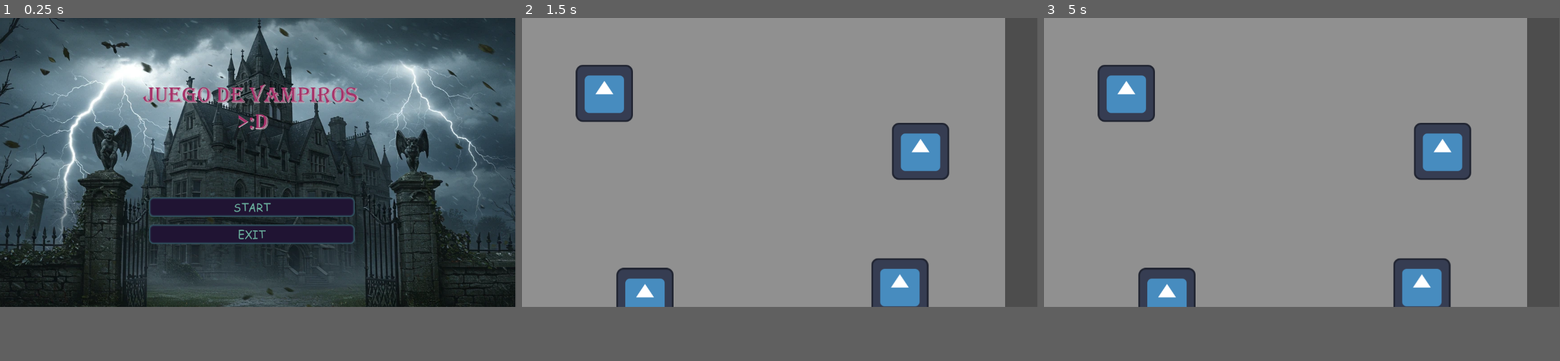
Above: before the commit, frames 1-3 (left to right).
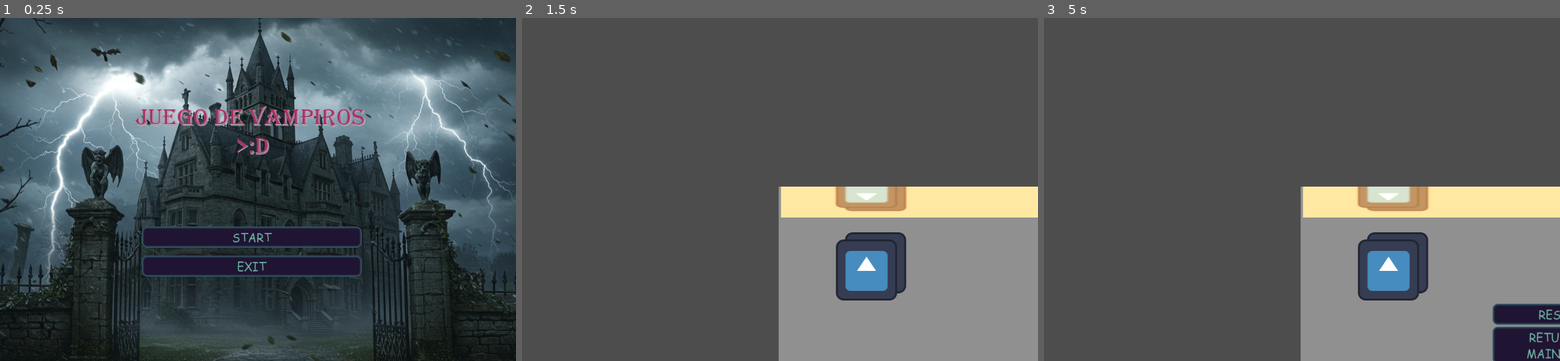
Above: after the commit, the same moments.

Repository: eddysanoli/global-game-jam-gt-2026
Game: Godot game, scene res://UI/mainMenu.tscn
The game is run twice, just before and just after one commit, with the same random seed, the same clock (stepped at 60 frames per second) and the same inputs. The project has no main scene, so this scene is started directly. The engine's default icon, where the game draws it, is replaced by a stand-in: a white triangle on a blue panel in a dark square.
Inputs (mouse positions are in pixels of both pictures, inside the frame that each line leads up to):
- Up to frame 1 (0.25 s): no input
- Up to frame 2 (1.5 s): click "START" at 0.5 s; tap Enter at 1.25 s; move the mouse to (604, 93) at 1.27 s; press the mouse at (604, 93) at 1.28 s
- Up to frame 3 (5 s): tap Space at 2, 3.5 s; move the mouse to (1420, 285) at 2.02 s; release the mouse at (1420, 285) at 2.03 s; click (1420, 285) at 2.1 s; tap Enter at 2.75, 4.25 s; move the mouse to (1441, 151) at 2.77 s; press the mouse at (1441, 151) at 2.78 s; move the mouse to (1167, 295) at 3.52 s; release the mouse at (1167, 295) at 3.53 s; click (1167, 295) at 3.6 s; move the mouse to (1456, 206) at 4.27 s; press the mouse at (1456, 206) at 4.28 s; tap Escape (Pause, bound only after the commit) at 4.9 s
In our replay, the window is 799x449 before the commit and 800x533 after it. These sizes can differ from the game's own. Grey fills any space a smaller window leaves; there, only what the larger window draws over its background counts as a difference.

The runs differ from the first frame. In frame 1, 45% of the frame differs, in the area x 0-100%, y 0-100%; in frame 2, 79%; in frame 3, 79%.

Commit message:
mirror test

Diff:
--- /dev/null
+++ b/UI/mirror.gd
@@ -0,0 +1,14 @@
+@tool
+extends Sprite2D
+
+# Called when the node enters the scene tree for the first time.
+func _ready() -> void:
+	_zoom_changed()
+
+
+# Called every frame. 'delta' is the elapsed time since the previous frame.
+func _process(delta: float) -> void:
+	_zoom_changed()
+
+func _zoom_changed():
+	material.set_shader_parameter("y_zoom", get_viewport_transform().get_scale().y)
--- /dev/null
+++ b/UI/mirror.gdshader
@@ -0,0 +1,33 @@
+shader_type canvas_item;
+
+uniform  vec4 CAST_COLOR : source_color;
+
+uniform sampler2D SCREEN_TEXTURE: hint_screen_texture;
+
+uniform sampler2D fast_noise: repeat_enable;
+
+uniform float scale_y;
+uniform float y_zoom;
+
+void vertex() {
+	// Called for every vertex the material is visible on.
+}
+
+void fragment() {
+	vec2 uv = UV * TIME;
+
+	//vec2 noise = texture(fast_noise, uv).rg;
+
+	float uv_height = (SCREEN_PIXEL_SIZE.y / TEXTURE_PIXEL_SIZE.y);
+
+	vec2 reflected_uv = vec2(SCREEN_UV.x, SCREEN_UV.y - (uv_height * UV.y * scale_y * y_zoom));
+
+	vec4 reflection = texture(SCREEN_TEXTURE, reflected_uv);
+
+	COLOR = reflection + CAST_COLOR;
+}
+
+//void light() {
+//	// Called for every pixel for every light affecting the CanvasItem.
+//	// Uncomment to replace the default light processing function with this one.
+//}
--- a/UI/testScene.tscn
+++ b/UI/testScene.tscn
@@ -1,11 +1,42 @@
 [gd_scene format=3 uid="uid://du2ojqnsxwyag"]
 
 [ext_resource type="Script" uid="uid://b8najeefsccwb" path="res://UI/test_scene.gd" id="1_2o222"]
+[ext_resource type="PackedScene" uid="uid://2l7t2gjjmk2x" path="res://UI/Tests/Monigote.tscn" id="2_kehb0"]
 [ext_resource type="PackedScene" uid="uid://bwrm4swv0p5pj" path="res://UI/KillView.tscn" id="3_0wpys"]
 [ext_resource type="PackedScene" uid="uid://c7jxp0ig31ge" path="res://UI/PauseMenu.tscn" id="4_0vfwn"]
+[ext_resource type="Script" uid="uid://bh6mq7spfuyec" path="res://UI/mirror.gd" id="4_0wpys"]
+[ext_resource type="Shader" uid="uid://cjn4mtqsqc84d" path="res://UI/mirror.gdshader" id="4_4budk"]
+
+[sub_resource type="NoiseTexture2D" id="NoiseTexture2D_4budk"]
+resource_local_to_scene = true
+seamless = true
+
+[sub_resource type="ShaderMaterial" id="ShaderMaterial_k44s6"]
+shader = ExtResource("4_4budk")
+shader_parameter/CAST_COLOR = Color(0.5589478, 0.3458538, 0.068330616, 1)
+shader_parameter/fast_noise = SubResource("NoiseTexture2D_4budk")
+shader_parameter/scale_y = -210.0
+shader_parameter/y_zoom = 0.3855432
+
+[sub_resource type="CanvasTexture" id="CanvasTexture_0vfwn"]
 
 [node name="TestScene" type="Node2D" unique_id=45312389]
 script = ExtResource("1_2o222")
+
+[node name="SubViewportContainer" type="SubViewportContainer" parent="." unique_id=539981176]
+visibility_layer = 5
+anchors_preset = 5
+anchor_left = 0.5
+anchor_right = 0.5
+offset_left = 1.0
+offset_right = 1075.0
+offset_bottom = 715.0
+grow_horizontal = 2
+
+[node name="SubViewport" type="SubViewport" parent="SubViewportContainer" unique_id=560169435]
+handle_input_locally = false
+canvas_cull_mask = 4294967293
+render_target_update_mode = 4
 
 [node name="ColorRect" type="ColorRect" parent="." unique_id=1299415471]
 z_as_relative = false
@@ -34,6 +65,24 @@
 offset_right = 549.0
 offset_bottom = 309.0
 
+[node name="Monigote" parent="." unique_id=1613542649 instance=ExtResource("2_kehb0")]
+position = Vector2(873, 166)
+
+[node name="Monigote2" parent="." unique_id=1917746639 instance=ExtResource("2_kehb0")]
+visibility_layer = 4
+position = Vector2(203, 160)
+
+[node name="Mirror" type="Sprite2D" parent="." unique_id=563770036]
+z_index = 1
+material = SubResource("ShaderMaterial_k44s6")
+position = Vector2(541, 32.500004)
+scale = Vector2(1071.15, -65.56)
+texture = SubResource("CanvasTexture_0vfwn")
+script = ExtResource("4_0wpys")
+
+[node name="Camera2D" type="Camera2D" parent="." unique_id=1565336751]
+offset = Vector2(3.025, 6.09)
+
 [connection signal="Cancel" from="KillView" to="." method="_on_kill_view_cancel"]
 [connection signal="KillMonigote" from="KillView" to="." method="_on_kill_view_kill_monigote"]
 [connection signal="setPause" from="PauseMenu" to="." method="_on_pause_menu_set_pause"]
--- a/UI/test_scene.gd
+++ b/UI/test_scene.gd
@@ -5,7 +5,7 @@
 var paused = false
 
 @export var monigoteScn: PackedScene = preload("res://UI/Tests/Monigote.tscn");
-@export var monigoteCount: int = 5;
+@export var monigoteCount: int = 3;
 @export var spawnLimitsY = 1000
 @export var spawnLimitsX = 1000
 var vampireId;
@@ -29,7 +29,7 @@
 		print('vamp number', vampireNumber)
 		if i == vampireNumber:
 			vampireId = monigote
-		monigote.position = Vector2(randf_range(0, spawnLimitsX), randf_range(0, spawnLimitsY))
+		monigote.position = Vector2(randf_range(0, spawnLimitsX), randf_range(170, 200))
 		monigote.monigoteClicked.connect(_on_monigote_monigote_clicked)
 		add_child(monigote)
 
--- a/project.godot
+++ b/project.godot
@@ -14,6 +14,28 @@
 config/features=PackedStringArray("4.6", "GL Compatibility")
 config/icon="res://icon.svg"
 
+[autoload]
+
+GameManager="*uid://catm5kv8ywcq8"
+
+[display]
+
+window/size/viewport_width=1080
+window/size/viewport_height=720
+
+[input]
+
+click={
+"deadzone": 0.2,
+"events": [Object(InputEventMouseButton,"resource_local_to_scene":false,"resource_name":"","device":-1,"window_id":0,"alt_pressed":false,"shift_pressed":false,"ctrl_pressed":false,"meta_pressed":false,"button_mask":0,"position":Vector2(0, 0),"global_position":Vector2(0, 0),"factor":1.0,"button_index":1,"canceled":false,"pressed":false,"double_click":false,"script":null)
+]
+}
+Pause={
+"deadzone": 0.2,
+"events": [Object(InputEventKey,"resource_local_to_scene":false,"resource_name":"","device":0,"window_id":0,"alt_pressed":false,"shift_pressed":false,"ctrl_pressed":false,"meta_pressed":false,"pressed":false,"keycode":0,"physical_keycode":4194305,"key_label":0,"unicode":0,"location":0,"echo":false,"script":null)
+]
+}
+
 [physics]
 
 3d/physics_engine="Jolt Physics"
Not shown, added: UI/mirror.gd.uid
Not shown, added: UI/mirror.gdshader.uid
